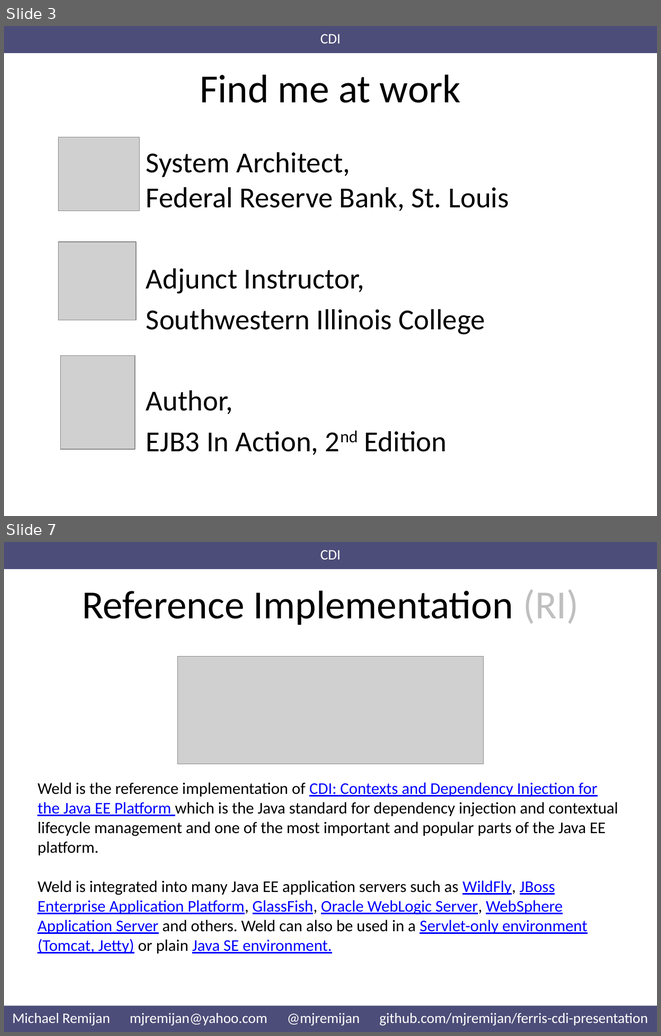
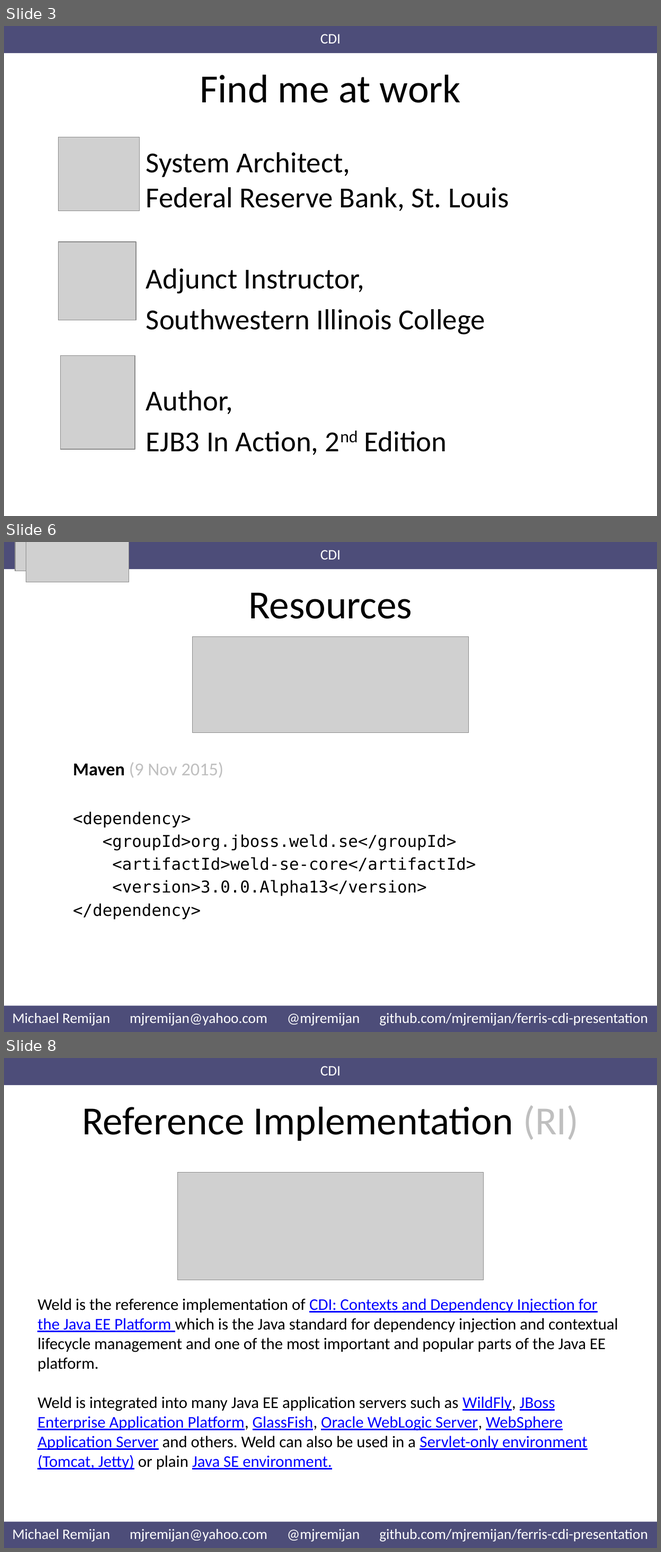
Before and after one commit to mjremijan/ferris-cdi-presentation, a slide deck: Presentation.pptx. Shown one above the other, each under a label of ours: slides 3 and 7 before the commit, slides 3, 6 and 8 after it; the slides between them are not shown. The pictures are 661x1036 and 661x1552 pixels, drawn with LibreOffice and Linux fonts; fonts in the diff are those of the drawing; grey boxes stand for pictures. Boxes give left, top, right and bottom in pixels: in the first picture for what was removed or moved away, otherwise in the second. Text is boxed around its words. In the diff, an @@ line names an element or a change of style, - is before the commit and + after.

Commit message:
Split up resources Think I got all topics to cover listed. Added to list of topics not covered

```diff
--- a/Presentation.pptx
+++ b/Presentation.pptx
@@ slide 6 added at [4, 542, 657, 1032], background #FFFFFF @@
@@ rectangle added at [4, 542, 657, 570], fill #4D4D79, 16 pt, text #FFFFFF @@
+CDI
@@ picture added at [15, 542, 117, 571] @@
@@ picture added at [26, 542, 129, 582] @@
@@ title added at [248, 592, 412, 619], 44 pt, text #000000 @@
+Resources
@@ picture added at [193, 637, 469, 733] @@
@@ text added at [73, 762, 476, 919], 18 pt, text #000000 @@
+Maven (9 Nov 2015)
+<dependency>
+<groupId>org.jboss.weld.se</groupId>
+<artifactId>weld-se-core</artifactId>
+<version>3.0.0.Alpha13</version>
+</dependency>
@@ rectangle added at [4, 1006, 657, 1032], fill #4D4D79, 16 pt, text #FFFFFF @@
+Michael Remijan mjremijan@yahoo.com @mjremijan github.com/mjremijan/ferris-cdi-presentation
@@ what was slide 7 is now slide 8 @@
```
Also in this commit, not shown: 5 slides changed, 1 other slide added.
